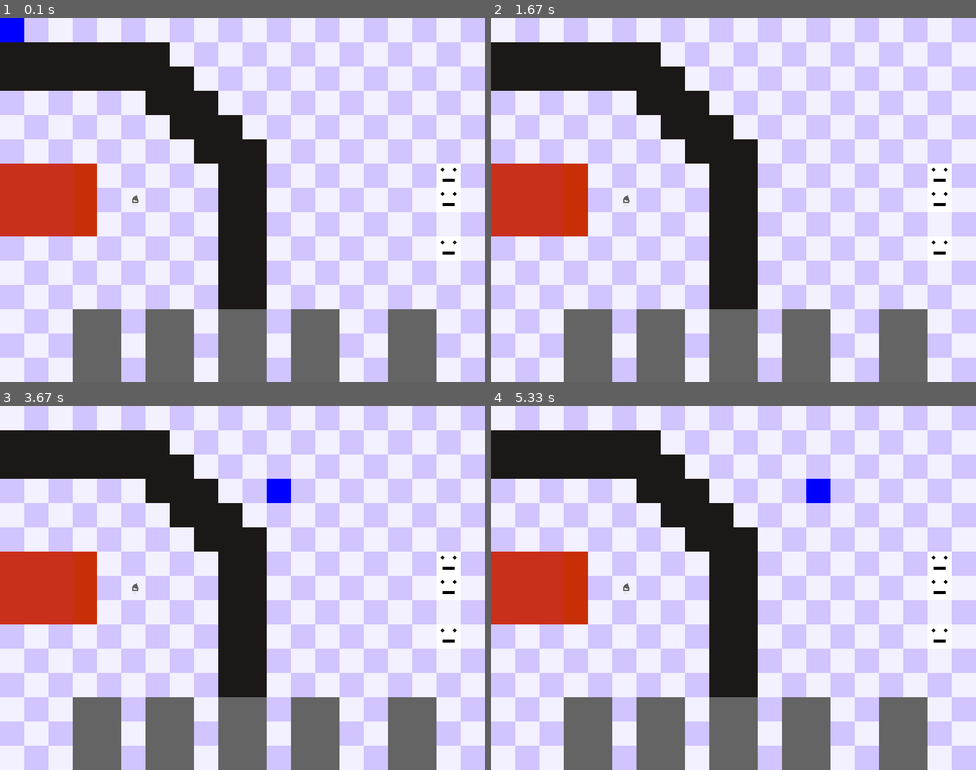
Above: before the commit, frames 1-4 (two rows, left to right).
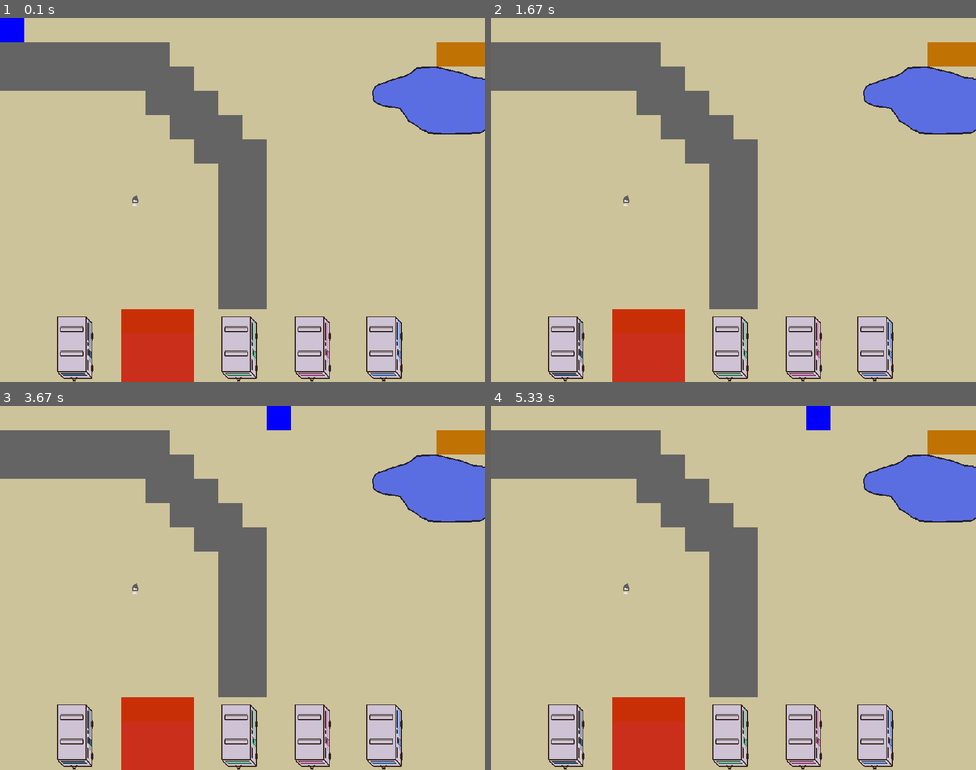
Above: after the commit, the same moments.

Repository: dianaramirez16/netvoid-pygame
Game: pygame game, started from main.py
Same seed, same stepped clock (60 frames per second), same inputs: the game is played once before the commit and once after it.
Inputs:
- Up to frame 1 (0.1 s): no input
- Up to frame 2 (1.67 s): hold Right 0.33-0.8 s; hold Up 0.83-1.13 s
- Up to frame 3 (3.67 s): hold Down 2.23-2.53 s; hold Left 2.57-2.97 s; hold Right from 3.4 s (still down)
- Up to frame 4 (5.33 s): release Right at 4.03 s; hold Left 4.47-4.93 s; hold Right from 4.97 s (still down)

The runs differ from the first frame. In frame 1, 100% of the frame differs, in the area x 0-100%, y 0-100%; in frame 2, 100%; in frame 3, 100%; in frame 4, 100%.

Commit message:
updated bg and trailer drawings

Diff:
--- a/game.py
+++ b/game.py
@@ -4,9 +4,13 @@
 from levels import level1, level2
 TILE_SIZE = 40
 
+#800x600
+
 class Game:
     def __init__(self, screen):
         self.screen = screen
+        self.background_image = pygame.image.load("assets/images/working-bg.png").convert()
+        self.background_image = pygame.transform.scale(self.background_image, self.screen.get_size())
         self.levels={
             "level1": level1,
             "level2": level2,
@@ -19,6 +23,7 @@
         self.show_more_text = False
         self.button_rect = pygame.Rect(0, 0, 120, 40)
 
+
     #ADDED to change level
     def switch_level(self, new_level_name):
         self.current_level = new_level_name
@@ -28,6 +33,7 @@
 
     def handle_events(self):
         for event in pygame.event.get():
+
             if event.type == pygame.QUIT:
                 pygame.quit()
                 exit()
@@ -64,6 +70,7 @@
 
 
     def draw(self,screen):
+        screen.blit(self.background_image,(0,0))
         self.levels[self.current_level].draw_level(self.screen)
         self.player_group.draw(self.screen)
         for item in self.items:
--- a/items.py
+++ b/items.py
@@ -14,6 +14,7 @@
 
     return surface
 
+
 def load_items():
     scrap = Item("scrapmetal", (5, 7), create_scrapmetal_surface())
     return [scrap]
--- a/levels/level1.py
+++ b/levels/level1.py
@@ -3,20 +3,20 @@
 # Simple tilemap (G = grass, D = dirt)
 TILEMAP = [
     "ABABABABABABABABABAB",
-    "DDDDDDDABABABABABABA",
+    "DDDDDDDABABABABABAXX",
     "DDDDDDDDABABABABABAB",
-    "BABABADDDABABABABABA",
-    "ABABABADDDABABABABAB",
-    "BABABABADDDABABABABA",
-    "RRRTABABADDBABABABPB",
-    "RRRTBABABDDABABABAPA",
-    "RRRTABABADDBABABABAB",
-    "BABABABABDDABABABAPA",
+    "BABABADDDABABABPPPPP",
+    "ABABABADDDABABABAPPP",
+    "WWWABABADDDABABABABA",
+    "WWWBABABADDBABABABAB",
+    "BABABABABDDABABABABA",
+    "WWWBABABADDBABABABAB",
+    "WWWABABABDDABABABABA",
     "ABABABABADDBABABABAB",
     "BABABABABDDABABABABA",
-    "ABAWWBWWAWWBWWABWWAB",
-    "BABWWAWWBWWAWWBAWWBA",
-    "ABAWWBWWAWWBWWABWWAB",
+    "ABWWATTTAWWBWWABABAB",
+    "BAWWBRRRBWWAWWBABABA",
+    "ABWWARRRAWWBWWABABAB",
 ]
 
 TILE_SIZE = 40
@@ -40,7 +40,8 @@
     "D": {"surface": pygame.Surface((TILE_SIZE, TILE_SIZE)), "solid": False},   # D = desk = solid
     "W": {"surface": pygame.Surface((TILE_SIZE, TILE_SIZE)), "solid": True},   # W = wall = solid
     "T": {"surface": pygame.Surface((TILE_SIZE, TILE_SIZE)), "solid": False},   # W = wall = solid
-    "P": {"surface": robot_surface, "solid": True},   # W = wall = solid
+    "P": {"surface": pygame.Surface((TILE_SIZE, TILE_SIZE)), "solid": True},
+    "X": {"surface": pygame.Surface((TILE_SIZE, TILE_SIZE)), "solid": True},   # W = wall = solid
     ".": {"surface": None, "solid": False},
 }
 
@@ -48,16 +49,20 @@
 TILE_TYPES["A"]["surface"].fill((243, 240, 255))  # light tile
 TILE_TYPES["B"]["surface"].fill((209, 196, 255))  # dark tile
 TILE_TYPES["C"]["surface"].fill((255, 255, 255))  # computer (white)
-TILE_TYPES["D"]["surface"].fill((28, 24, 23))  # asphalt (gray)
-TILE_TYPES["W"]["surface"].fill((100, 100, 100))  # wall (dark gray)
-TILE_TYPES["R"]["surface"].fill((201,47,26))  # wall (dark gray)
+TILE_TYPES["D"]["surface"].fill((100,100,100))  # asphalt
+TILE_TYPES["W"]["surface"].fill((200,200,200))  # trailor
+TILE_TYPES["R"]["surface"].fill((201,47,26))  # BARN
 TILE_TYPES["T"]["surface"].fill((201,47,6))  # teleport
+TILE_TYPES["X"]["surface"].fill((192,114,2))  # makeshift wall
+TILE_TYPES["P"]["surface"].fill((54,102,134))  # water
 
 def draw_level(screen):
+
+    invisible_tiles={"A","B","P","W"}
     for row_index, row in enumerate(TILEMAP):
         for col_index, tile in enumerate(row):
             tile_data = TILE_TYPES.get(tile)
-            if tile_data and tile_data["surface"]:
+            if tile_data and tile_data["surface"] and tile not in invisible_tiles:
                 screen.blit(tile_data["surface"], (col_index * TILE_SIZE, row_index * TILE_SIZE))
 
 def is_tile_blocked(x, y):
Binary file added: assets/images/working-bg.png
Binary file added: assets/items/chemical.png
Binary file added: assets/items/crystal.png
Binary file added: assets/items/elec-scrap.png
Binary file added: assets/items/fabric-scrap.png
Binary file added: assets/items/glass-scrap.png
Binary file added: assets/items/ichor.png
Binary file added: assets/items/paper-scrap.png
Binary file added: assets/items/rubber-scrap.png
Binary file added: assets/items/rubble.png
Binary file added: assets/items/scrap-metal.png
Binary file added: assets/items/wild-plant.png
(and 3 more such lines)
